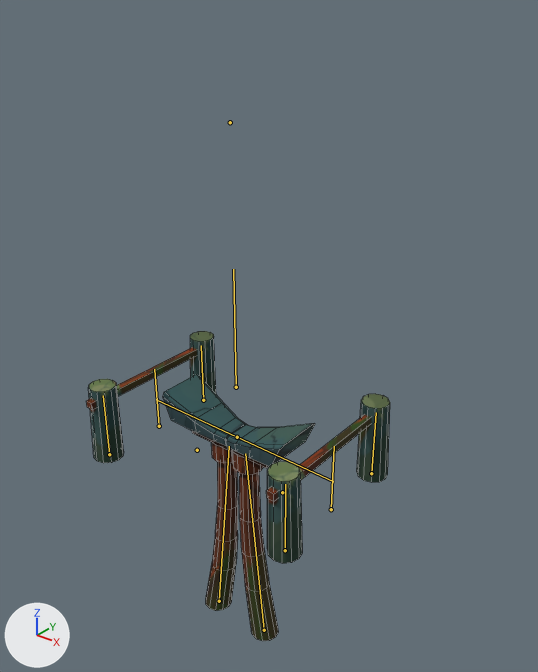
Renders of the FBX model Assets/Resources/Models/Torii_Portal.fbx from each side of a commit.
One viewpoint serves both versions: a 50 mm lens placed at (9.34, -10.54, 8.05), pointed at (0.32, 0.74, 1.05). Lighting does not change. The marker at lower left points along +X, +Y and +Z. Both versions are drawn at frame 1 of the action 'Torii_Armature|Gate_Open'; the numbers are the values there. The bones that bend it are drawn over the model as lines. Mesh edges are drawn as thin lines.

In view in the first picture: 'Torii_Portal'.
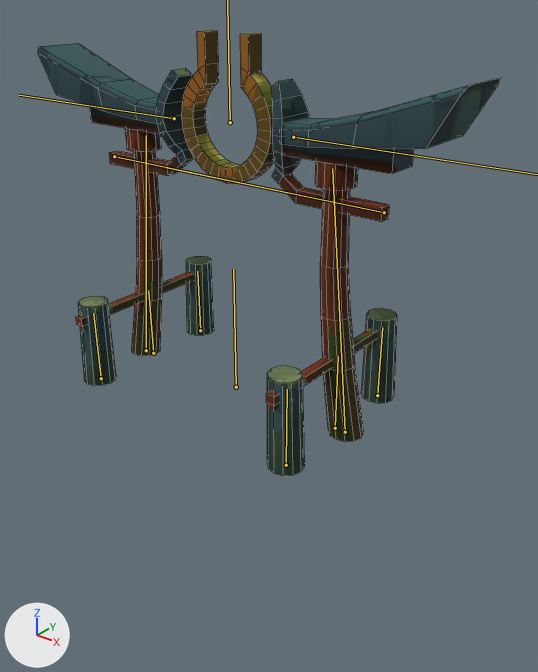
Where the change shows, as pixel boxes (x1, y1, x2, y2) in the pictures (538 x 672 px):
'Torii_Portal', posed: before (86, 331, 390, 641); after (38, 31, 501, 476)
bone 'pole.R', root to tip: before (264, 630) to (245, 453); after (345, 432) to (332, 168)
bone 'under_roof.R', root to tip: before (282, 492) to (282, 492); after (384, 212) to (166, 167)
bone 'low_poles_handle.R', root to tip: before (331, 509) to (334, 446); after (335, 428) to (338, 356)
bone 'pole.L', root to tip: before (219, 601) to (229, 446); after (146, 350) to (146, 135)
bone 'under_roof.L', root to tip: before (197, 450) to (197, 450); after (114, 156) to (306, 196)
bone 'roof.L', root to tip: before (237, 437) to (156, 399); after (174, 118) to (19, 95)
bone 'low_poles_handle.L', root to tip: before (159, 426) to (154, 369); after (153, 353) to (148, 290)

The change, as a list of edits to the scene's bpy script:
```text
Change bone_pole_r:
    where bone_pole_r = bpy.data.objects['Torii_Armature'].pose.bones['pole.R']  # child of 'root'
    bone_pole_r.location: (-2.73, -6.46, 0.0) -> (0.0, 0.0, 0.0)
Change bone_under_roof_r:
    where bone_under_roof_r = bpy.data.objects['Torii_Armature'].pose.bones['under_roof.R']  # child of 'pole.R'
    bone_under_roof_r.rotation_quaternion: (0.0, 0.0, 0.0, 2.0) -> (1.0, 0.0, 0.0, 0.0)  # degrees (0, 0, 180) -> degrees (0, 0, 0)
    bone_under_roof_r.scale: (0.0, 0.0, 0.0) -> (1.0, 1.0, 1.0)
Change bone_roof_r:
    where bone_roof_r = bpy.data.objects['Torii_Armature'].pose.bones['roof.R']  # child of 'pole.R'
    bone_roof_r.location: (0.0, 0.59, 0.09) -> (0.0, 0.0, 0.0)
    bone_roof_r.scale: (1.0, 0.51, 0.67) -> (1.0, 1.0, 1.0)
Change bone_circle:
    where bone_circle = bpy.data.objects['Torii_Armature'].pose.bones['circle']  # child of 'root'
    bone_circle.rotation_quaternion: (0.0, 0.0, 0.0, 2.0) -> (1.0, 0.0, 0.0, 0.0)  # degrees (0, 0, 180) -> degrees (0, 0, 0)
    bone_circle.scale: (0.0, 0.0, 0.0) -> (1.0, 1.0, 1.0)
Change bone_low_poles_handle_r:
    where bone_low_poles_handle_r = bpy.data.objects['Torii_Armature'].pose.bones['low_poles_handle.R']  # child of 'root'
    bone_low_poles_handle_r.location: (0.0, -2.02, 0.0) -> (0.0, 0.0, 0.0)
Change bone_pole_l:
    where bone_pole_l = bpy.data.objects['Torii_Armature'].pose.bones['pole.L']  # child of 'root'
    bone_pole_l.location: (2.73, -6.46, 0.0) -> (0.0, 0.0, 0.0)
Change bone_under_roof_l:
    where bone_under_roof_l = bpy.data.objects['Torii_Armature'].pose.bones['under_roof.L']  # child of 'pole.L'
    bone_under_roof_l.rotation_quaternion: (0.0, 0.0, 0.0, 2.0) -> (1.0, 0.0, 0.0, 0.0)  # degrees (0, 0, 180) -> degrees (0, 0, 0)
    bone_under_roof_l.scale: (0.0, 0.0, 0.0) -> (1.0, 1.0, 1.0)
Change bone_roof_l:
    where bone_roof_l = bpy.data.objects['Torii_Armature'].pose.bones['roof.L']  # child of 'pole.L'
    bone_roof_l.location: (0.0, 0.59, 0.09) -> (0.0, 0.0, 0.0)
    bone_roof_l.scale: (1.0, 0.51, 0.67) -> (1.0, 1.0, 1.0)
Change bone_low_poles_handle_l:
    where bone_low_poles_handle_l = bpy.data.objects['Torii_Armature'].pose.bones['low_poles_handle.L']  # child of 'root'
    bone_low_poles_handle_l.location: (0.0, -2.02, 0.0) -> (0.0, 0.0, 0.0)
```
